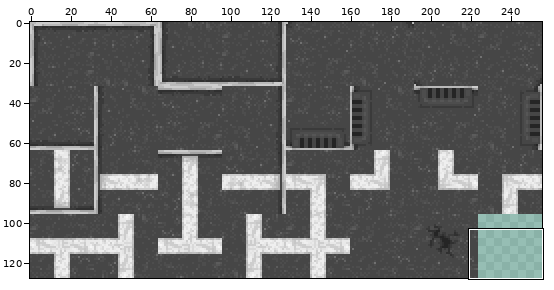
Sprite sheet -- tiles/StreetSpriteBright.png. Above: a wide view before the commit, with the close-up outlined.
Close-up. The starting point:
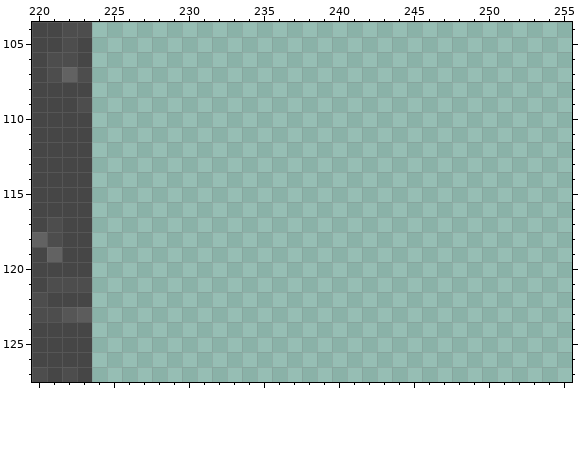
The file is 256x128 pixels. Colours within 5 levels of each other are drawn and written as one. Shown: x 220..255, y 104..127.
After:
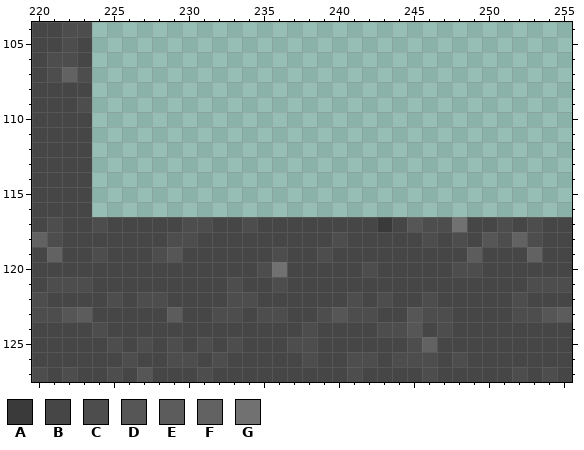
Palette (. is transparent): A #3a3a3a  B #464646  C #4d4d4d  D #565656  E #5c5c5c  F #626262  G #717171
Change:
{"y":117,"x":224,"old":"................................","new":"CBBBBBCCBBCBBBBBBBBABDCCGBBCBCBB"}
{"y":118,"x":224,"old":"................................","new":"BBBBBCCBBBBBBBBBCBBBBBCBCBDCFCBB"}
{"y":119,"x":224,"old":"................................","new":"CBBBCDBBBBBBCBBCBBBBBBBBBEBBBFBB"}
{"y":120,"x":224,"old":"................................","new":"BBBBBBBBBBBCGBBBBBCBBBBBCCBBBBBB"}
{"y":121,"x":224,"old":"................................","new":"BBBBBBBBBCBBCBBBBBBBBBBBBBBBBCCC"}
{"y":122,"x":224,"old":"................................","new":"BCBCCBBBBCCBBBBBBCBCBBCBBBBBCBBB"}
{"y":123,"x":224,"old":"................................","new":"BBBBBEBBCCBCCBBCDCCBBDCCBBBBCCDE"}
{"y":124,"x":224,"old":"................................","new":"CBBBBBBBBBBBBBCBBBBCCDBCBBBBBBBB"}
{"y":125,"x":224,"old":"................................","new":"BCBCBCBCBCBBBCCBBBBBBCFBBBBBBBBB"}
{"y":126,"x":224,"old":"................................","new":"BBCBBCCBCBBBBBCBBCCBCCCBCBBBBBBB"}
{"y":127,"x":224,"old":"................................","new":"BCBDBBBCBBBBBBBBBCBBBBCBBBBBCBCB"}
{"label":"added","picture_box":[92,217,572,382]}
